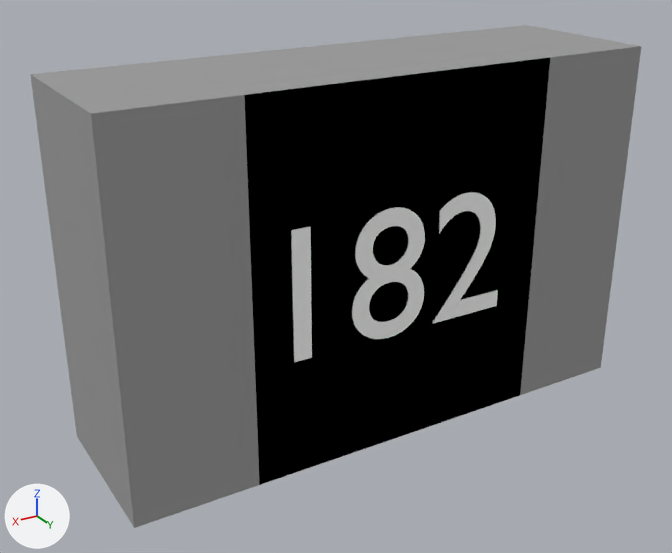
A saved change to the Blender file Pcb/Resistors/Smd_0805/3D_View/330R_0805.blend.
Camera for both pictures: a 50 mm lens placed at (0.695, 1.221, 0.501), pointed at (0.038, 0.126, -0.046). Every picture has the same lights, and +X, +Y and +Z are marked at lower left.

In view in the first picture: 'ShapeIndexedFaceSet.001', 'ShapeIndexedFaceSet.002', 'Text'.
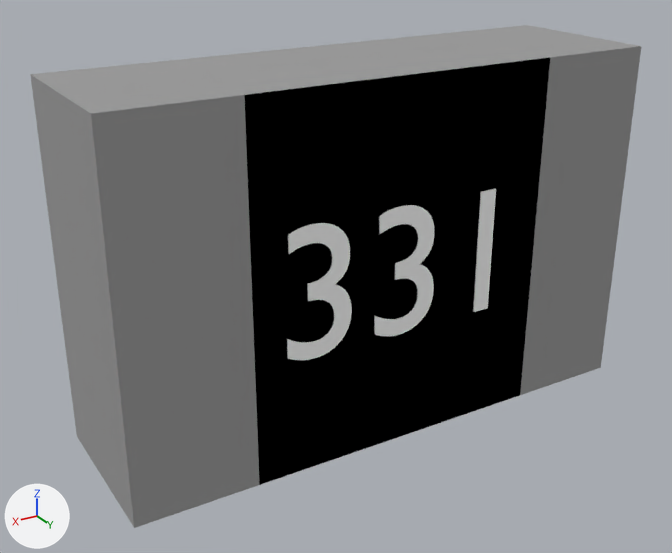
Changed parts and their boxes (x1, y1, x2, y2) in the pictures (672 x 553 px):
'Text', text changed, moved
    before: (291, 192, 498, 363)
    after: (287, 189, 496, 360)

The edits, one by one:
In text 'Text' (txt_text), body goes from '182' to '331'.
Object 'Text' (ob_text) moves from (0.233, 0.25, -0.094) to (0.205, 0.25, -0.094).
